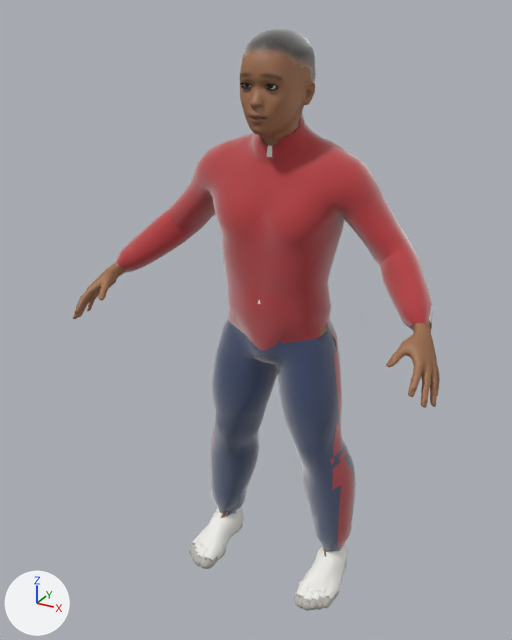
The glTF model apps/client/public/characters/kishore.medium.glb: old version first, new version second.
One viewpoint serves both versions: a 50 mm camera at (0.719, -1.449, 1.425) aimed at (-0.03, -0.087, 0.744). Every picture has the same lights, and +X, +Y and +Z are marked at lower left. The first picture is the older version. Vertices at exactly the same position are counted once.
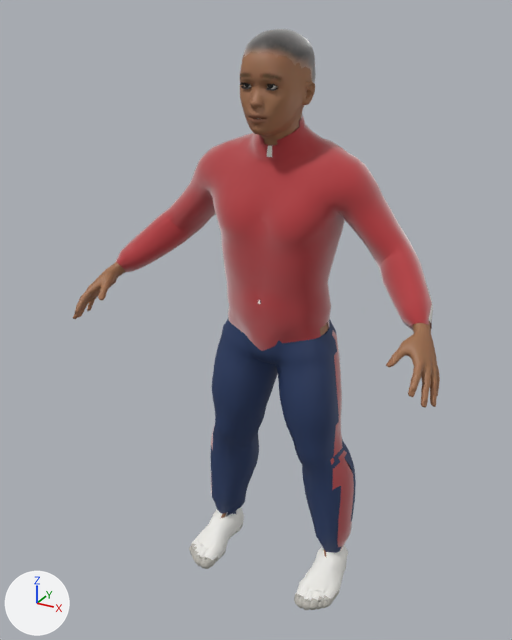
Location of each change, [x1, y1, x2, y2] in pixels of the pictures (512 x 640 px; the box of a moved part takes in the faces that stretch with it):
'Mesh_0', reshaped
    before: [73, 29, 440, 611]
    after: [73, 29, 440, 610]
part 1 of me_mesh_0, moved or reshaped
    before: [189, 337, 347, 611]
    after: [191, 319, 353, 609]
part 2 of me_mesh_0, recoloured
    both: [211, 327, 355, 551]

What changed in the scene script:
```text
Add mat_plain:
    mat_plain = bpy.data.materials.new('plain')
    mat_plain.use_nodes = True; mat_plain.node_tree.nodes.clear()
    _N = mat_plain.node_tree.nodes; _L = mat_plain.node_tree.links
    n0 = _N.new('ShaderNodeBsdfPrincipled'); n0.name = 'Principled BSDF'
    n0.inputs[2].default_value = 0.614  # 'Roughness'
    n1 = _N.new('ShaderNodeOutputMaterial'); n1.name = 'Material Output'
    n2 = _N.new('ShaderNodeVertexColor'); n2.name = 'Color Attribute'
    _L.new(n0.outputs[0], n1.inputs[0])  # 'BSDF' to 'Surface'
    _L.new(n2.outputs[0], n0.inputs[0])  # 'Color' to 'Base Color'
Change me_mesh_0:
    used by ob_mesh_0; location = (0.0, 0.0, 0.0)
    remove me_mesh_0.from_pydata(...)  # 8213 vertices, 15985 faces; spans x -0.451..0.451, y -0.29..0.091, z -0.011..1.386
    add me_mesh_0.from_pydata(...)  # 8165 vertices, 15984 faces; spans x -0.451..0.451, y -0.29..0.091, z -0.01..1.386
    me_mesh_0 part 1: 289 vertices removed from x -0.221..0.221, y -0.182..0.051, z -0.011..0.652; 364 vertices added at x -0.208..0.208, y -0.167..0.09, z -0.007..0.916
    me_mesh_0 part 2: 522 faces spanning x -0.213..0.213, y -0.114..0.091, z 0.071..0.729 switch from mat_lower (dark blue #2c3e66) to mat_plain
    other edits to the shape of me_mesh_0 do not show in these pictures
    remove me_mesh_0.materials.append(mat_trim)  # white #f5f3ee
    remove me_mesh_0.materials.append(mat_shoes)  # white #f2f1ec
    remove me_mesh_0.materials.append(mat_sole)  # grey #b9b6ae
    remove me_mesh_0.materials.append(mat_number)  # white #f7f4ee
    remove me_mesh_0.materials.append(mat_lash)  # black #140f0c
    remove me_mesh_0.materials.append(mat_teeth)  # pale yellow #e9e2d2
```
